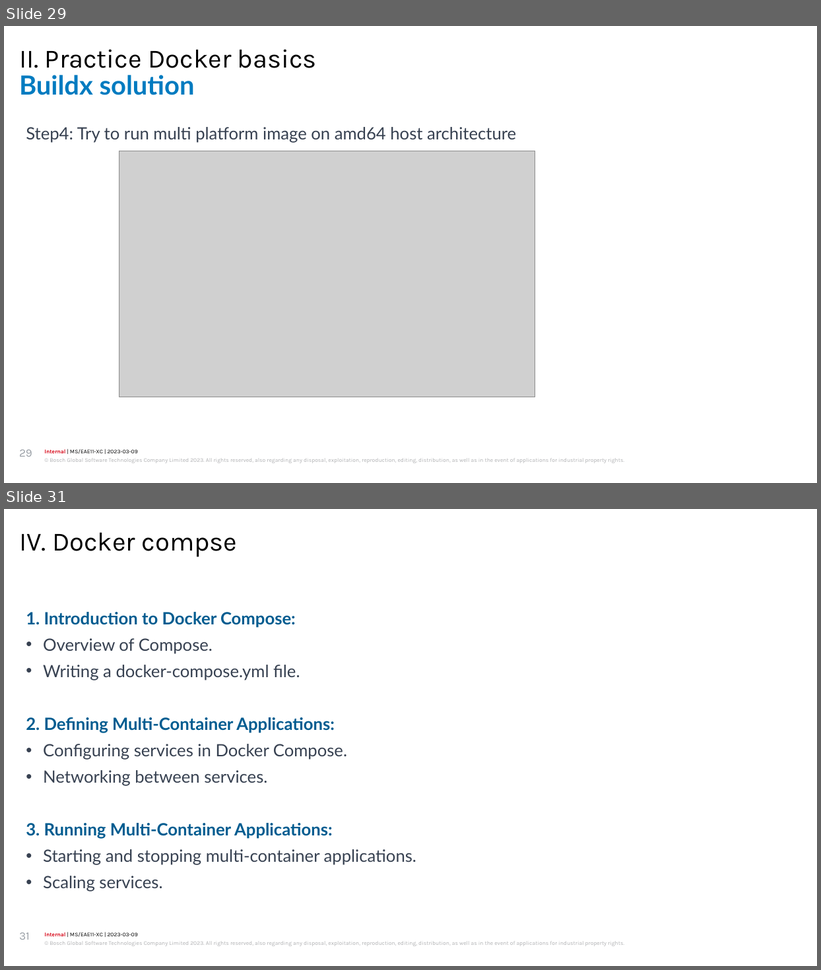
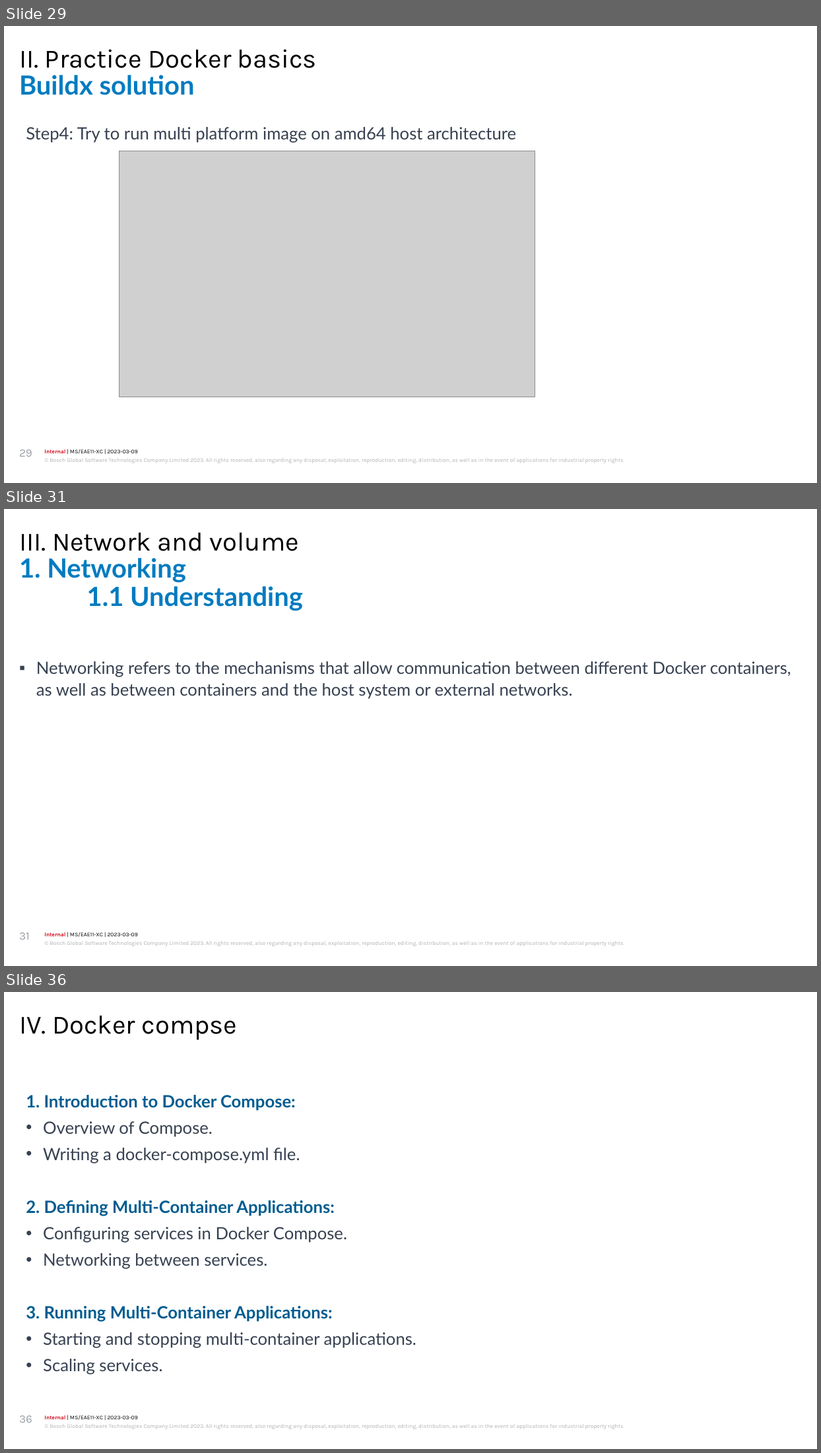
Before and after one commit to luckyfker/DockerDocs, a slide deck: EAE_Competence_Docker_practice.pptx. Shown one above the other, each under a label of ours: slides 29 and 31 before the commit, slides 29, 31 and 36 after it; the slides between them are not shown. The pictures are 821x970 and 821x1453 pixels, drawn with LibreOffice and Linux fonts; fonts in the diff are those of the drawing; grey boxes stand for pictures; background and template pictures are left out. Boxes give left, top, right and bottom in pixels: in the first picture for what was removed or moved away, otherwise in the second. Text is boxed around its words. In the diff, an @@ line names an element or a change of style, - is before the commit and + after.

Commit message:
update networking

```diff
--- a/EAE_Competence_Docker_practice.pptx
+++ b/EAE_Competence_Docker_practice.pptx
@@ slide 31 added at (4, 509, 817, 966), background #FFFFFF; not listed: 2 template elements that a slide beside it also shows @@
@@ text added at (19, 532, 299, 551), 28 pt, text #000000 @@
+III. Network and volume
@@ title added at (19, 558, 303, 611), 28 pt, text #007BC0, bold @@
+1. Networking
+1.1 Understanding
@@ text added at (36, 661, 791, 699), 18 pt, text #374151 @@
+▪ Networking refers to the mechanisms that allow communication between different Docker containers, as well as between containers and the host system or external networks.
@@ page number added at (19, 933, 30, 940), 12 pt, text #999FA6 @@
+31
@@ what was slide 31 is now slide 36 @@
@@ page number at (19, 1416, 32, 1423): text changed @@
-31
+36
```
Also in this commit, not shown: 1 slide changed, 4 other slides added.
